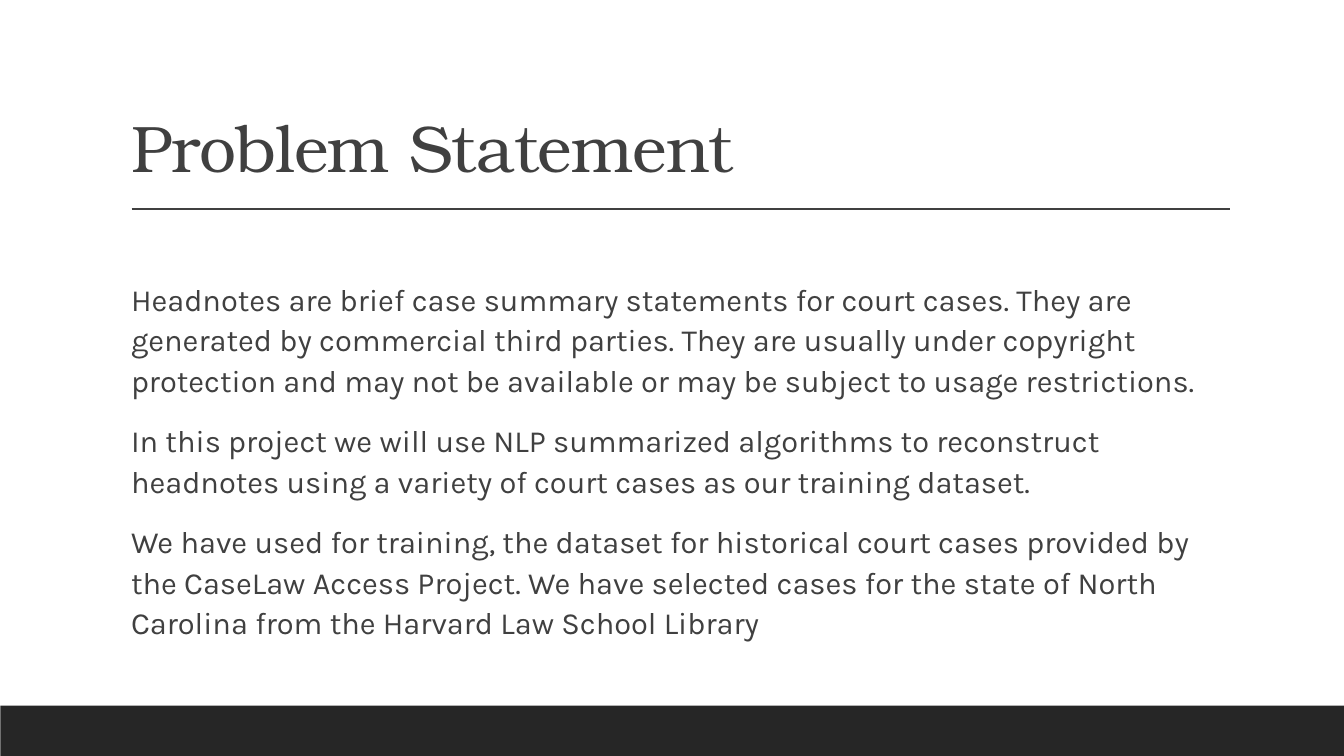
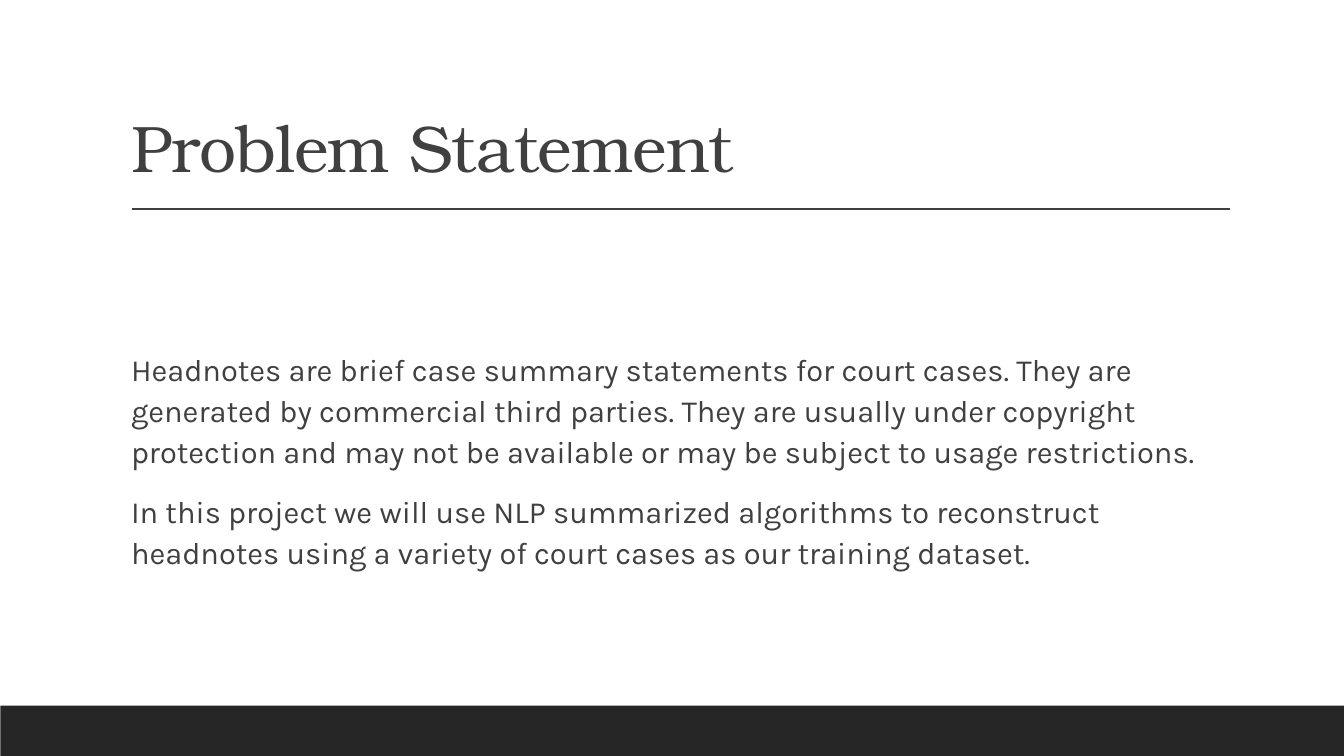
Before and after one commit to gufranpathan/case_law_g45, a slide deck: slide 2 of Group 45 Data Science for Case Law.pptx. Drawn at 1344x756 pixels with LibreOffice and Linux fonts; fonts in the diff are those of the drawing. Boxes give left, top, right and bottom in pixels: in the first picture for what was removed or moved away, otherwise in the second. Text is boxed around its words. In the diff, an @@ line names an element or a change of style, - is before the commit and + after.

```diff
--- a/Group 45 Data Science for Case Law.pptx
+++ b/Group 45 Data Science for Case Law.pptx
@@ text at [131, 532, 1189, 642]: paragraph removed @@
-  We have used for training, the dataset for historical court cases provided by the CaseLaw Access Project. We have selected cases for the state of North Carolina from the Harvard Law School Library
```
Also in this commit, not shown: 4 other slides changed, 1 slide removed.
